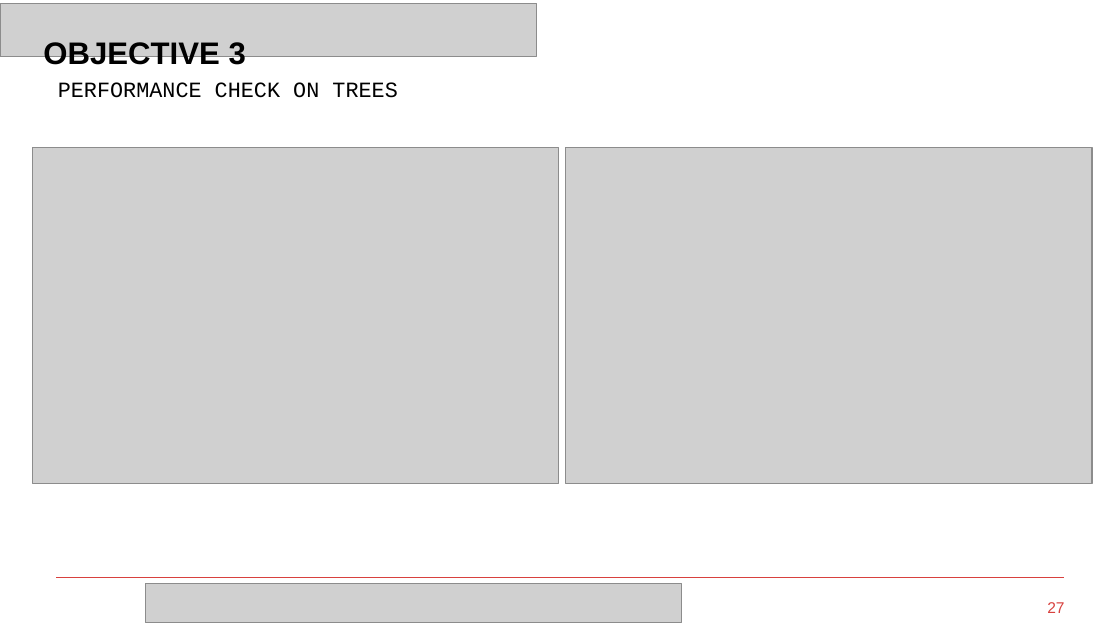
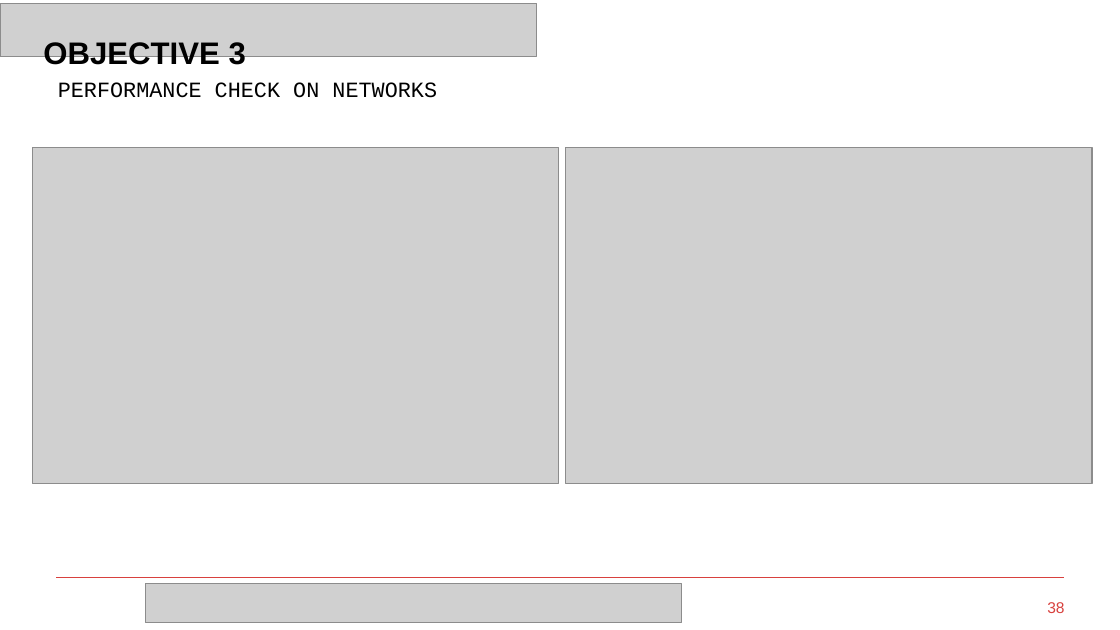
Before and after one commit to Maxisman/fortgeschrittene_Methoden_der_Bioinformatik, a slide deck: slide 38 of Code/Presentation/Presentation_template.pptx (slide 27 before the commit). Drawn at 1120x630 pixels with LibreOffice and Linux fonts; fonts in the diff are those of the drawing; grey boxes stand for pictures; background and template pictures are left out. Boxes give left, top, right and bottom in pixels: in the first picture for what was removed or moved away, otherwise in the second. Text is boxed around its words. In the diff, an @@ line names an element or a change of style, - is before the commit and + after.

```diff
--- a/Code/Presentation/Presentation_template.pptx
+++ b/Code/Presentation/Presentation_template.pptx
@@ text at [58, 82, 437, 98]: text changed @@
-PERFORMANCE CHECK ON TREES
+PERFORMANCE CHECK ON NETWORKS
@@ page number at [1047, 602, 1064, 613]: text changed @@
-27
+38
```
Also in this commit, not shown: 4 other slides changed, 16 slides added, 4 other files.
